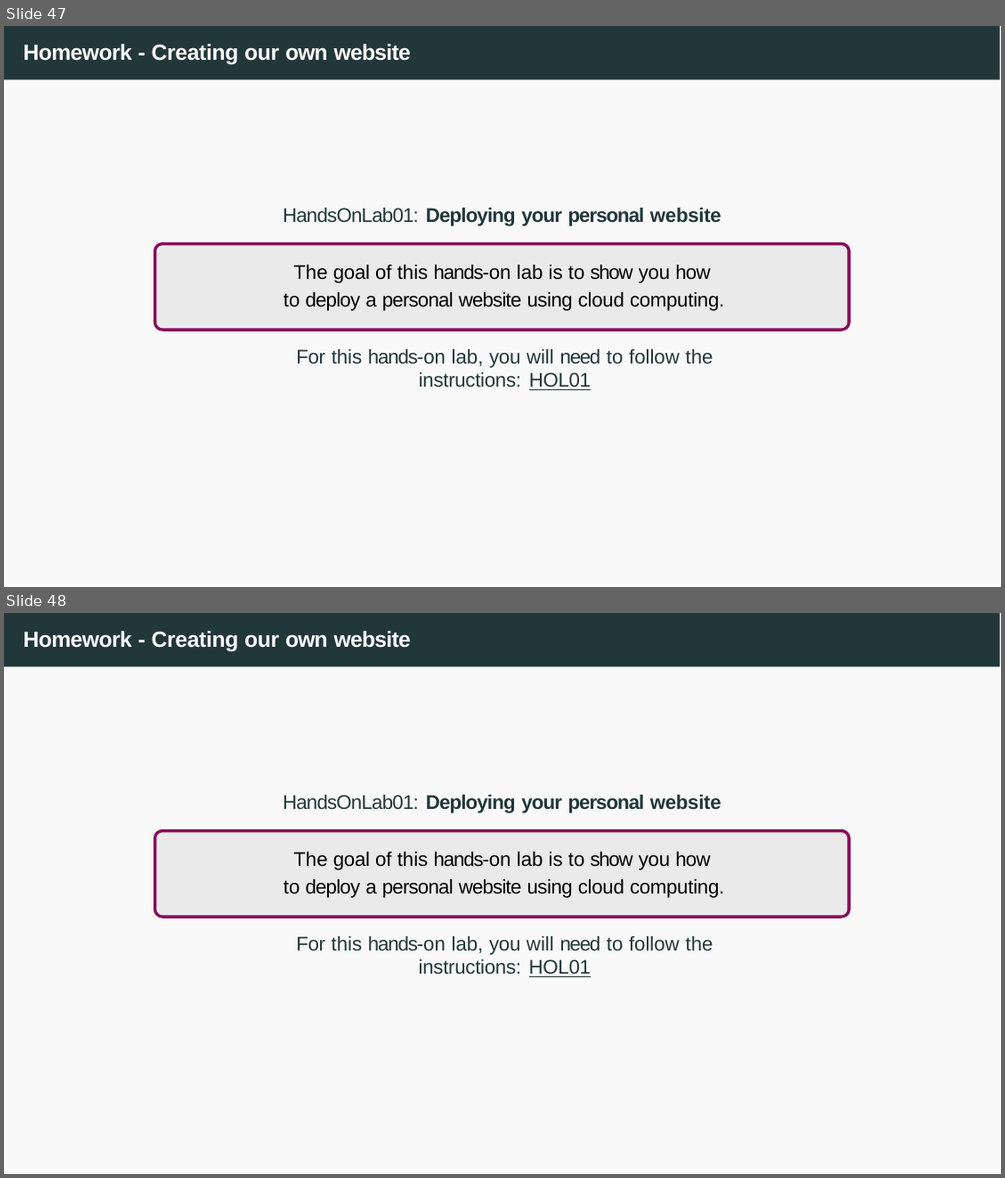
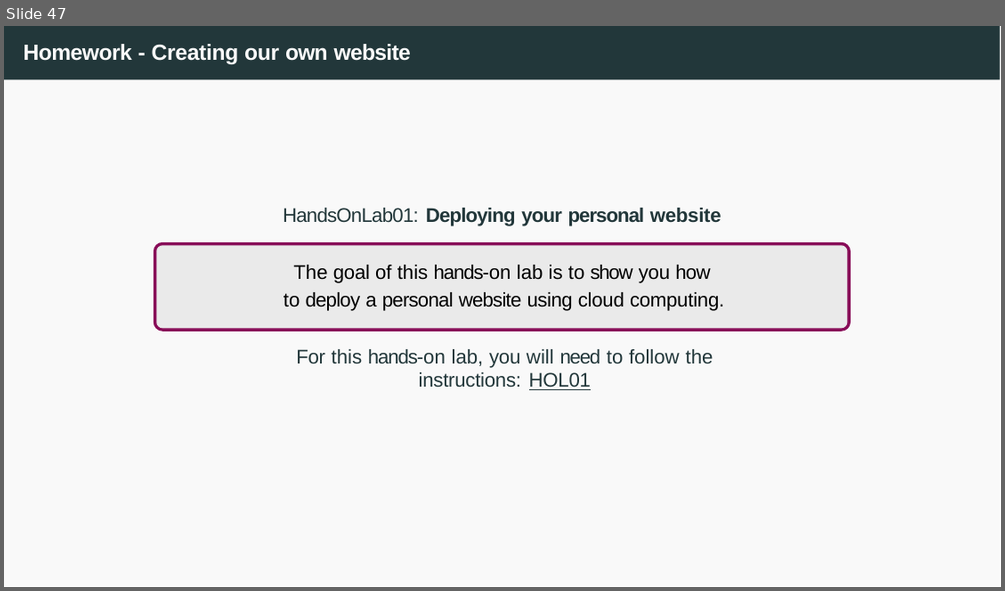
Before and after one commit to joanpaucm/HPDCB, a slide deck: src/slides/Session 1 and 2 - Introduction to Cloud Computing + Github Pages-2026.pptx. Shown one above the other, each under a label of ours: slides 47 and 48 before the commit, slide 47 after it. The pictures are 1005x1178 and 1005x591 pixels, drawn with LibreOffice and Linux fonts; fonts in the diff are those of the drawing. Boxes give left, top, right and bottom in pixels: in the first picture for what was removed or moved away, otherwise in the second. Text is boxed around its words. In the diff, an @@ line names an element or a change of style, - is before the commit and + after.

```diff
--- a/src/slides/Session 1 and 2 - Introduction to Cloud Computing + Github Pages-2026.pptx
+++ b/src/slides/Session 1 and 2 - Introduction to Cloud Computing + Github Pages-2026.pptx
@@ slide 47 removed at box(4, 26, 1001, 587), background #FFFFFF; not listed: 2 template elements that a slide beside it also shows @@
@@ title removed at box(24, 44, 411, 65) @@
-Homework - Creating our own website
@@ text removed at box(283, 208, 724, 368) @@
-HandsOnLab01: Deploying your personal website
-The goal of this hands-on lab is to show you how to deploy a personal website using cloud computing.
-For this hands-on lab, you will need to follow the instructions: HOL01
@@ freeform shape removed at box(153, 242, 850, 331) @@
@@ freeform shape removed at box(155, 246, 846, 328) @@
@@ what was slide 48 is now slide 47 @@
```
Also in this commit, not shown: 2 other files.
